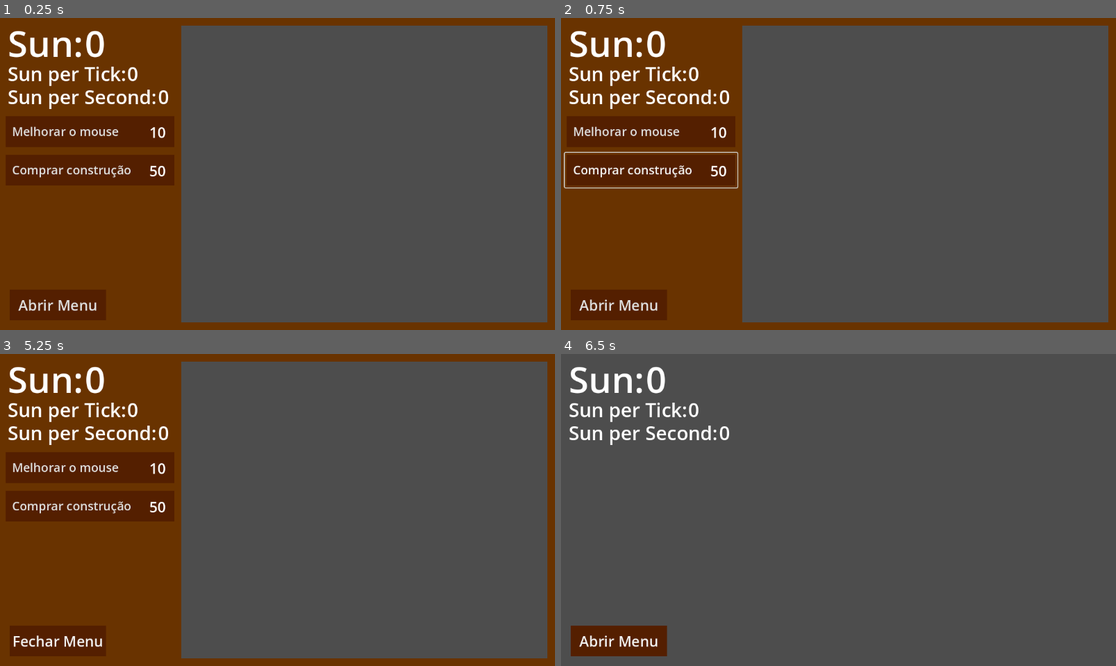
Above: before the commit, frames 1-4 (two rows, left to right).
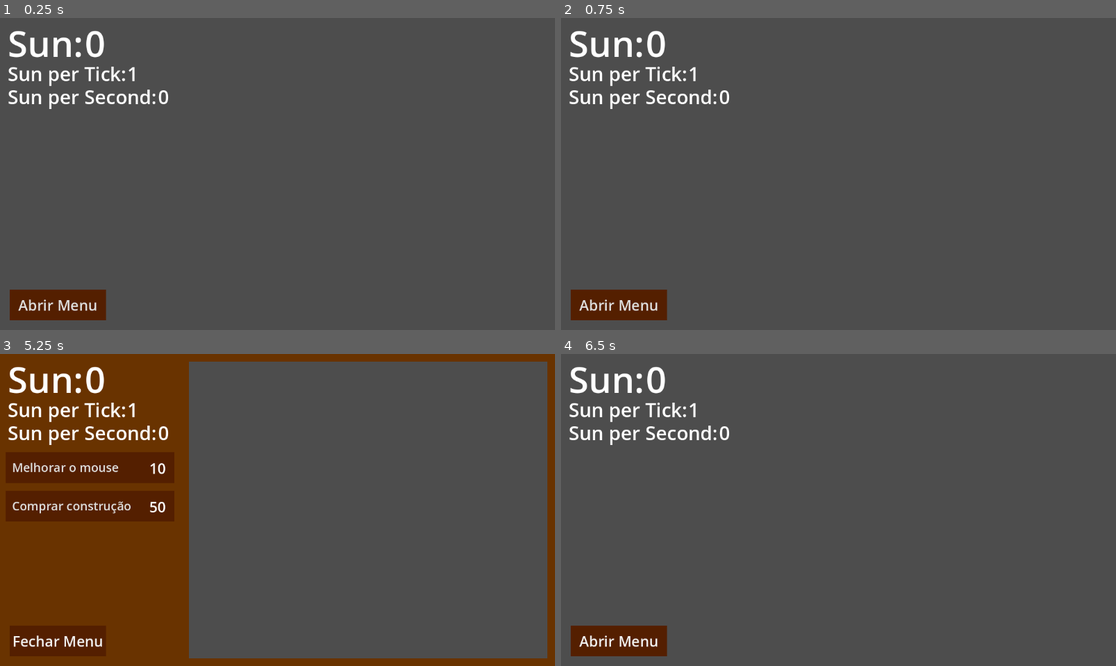
Above: after the commit, the same moments.

Repository: c-sandro/projetoAlvorada
Game: Godot game, scene res://Main.tscn
The game is run twice, just before and just after one commit, with the same random seed, the same clock (stepped at 60 frames per second) and the same inputs.
Inputs (mouse positions are in pixels of both pictures, inside the frame that each line leads up to):
- Up to frame 1 (0.25 s): no input
- Up to frame 2 (0.75 s): click (649, 170) at 0.5 s, where only the run before the commit has a clickable "Comprar construção"
- Up to frame 3 (5.25 s): click (88, 466) at 1.25 s, where only the run before the commit has a clickable "Melhorar o mouse"; click (88, 466) at 2 s, where only the run before the commit has a clickable "Melhorar o mouse"; click (88, 506) at 2.75 s, where only the run before the commit has a clickable "Comprar construção"; click (88, 466) at 3.5 s, where only the run before the commit has a clickable "Melhorar o mouse"; click (88, 506) at 4.25 s, where only the run before the commit has a clickable "Comprar construção"; click "Abrir Menu" at 5 s
- Up to frame 4 (6.5 s): click "Fechar Menu" at 5.75 s

The runs differ from the first frame. In frame 1, 34% of the frame differs, in the area x 0-100%, y 0-100%; in frame 2, 34%; in frame 3, 1.4%; in frame 4, less than 0.1%.

Commit message:
otimização do código

Diff:
--- /dev/null
+++ b/godot/Building.tscn
@@ -0,0 +1,6 @@
+[gd_scene load_steps=2 format=3 uid="uid://bymkq2y7t28ek"]
+
+[ext_resource type="Script" path="res://scripts/Building.gd" id="1_83ra7"]
+
+[node name="TickTimer" type="Timer"]
+script = ExtResource("1_83ra7")
--- a/godot/HUD.tscn
+++ b/godot/HUD.tscn
@@ -22,6 +22,7 @@
 script = ExtResource("1_iqnn1")
 
 [node name="Menu" type="Control" parent="."]
+visible = false
 layout_mode = 3
 anchors_preset = 0
 offset_right = 40.0
@@ -57,7 +58,7 @@
 
 [node name="LeftRect" type="ColorRect" parent="Menu/Frame"]
 layout_mode = 0
-offset_right = 376.0
+offset_right = 392.0
 offset_bottom = 648.0
 color = Color(0.411765, 0.2, 0, 1)
 
@@ -128,6 +129,7 @@
 text = "0"
 
 [node name="Text" type="Label" parent="SunCount"]
+layout_mode = 0
 offset_left = -160.0
 offset_right = -2.0
 offset_bottom = 106.0
@@ -140,9 +142,10 @@
 offset_right = 288.0
 offset_bottom = 146.0
 theme_override_font_sizes/font_size = 40
-text = "0"
+text = "1"
 
 [node name="Text" type="Label" parent="SunPerTick"]
+layout_mode = 0
 offset_left = -248.0
 offset_right = -3.0
 offset_bottom = 58.0
@@ -158,6 +161,7 @@
 text = "0"
 
 [node name="Text" type="Label" parent="SunPerSecond"]
+layout_mode = 0
 offset_left = -312.0
 offset_right = -5.0
 offset_bottom = 58.0
--- a/godot/Main.tscn
+++ b/godot/Main.tscn
@@ -1,8 +1,8 @@
 [gd_scene load_steps=5 format=3 uid="uid://bcavmedvv7ixd"]
 
-[ext_resource type="PackedScene" uid="uid://c8augt8na75pj" path="res://sun.tscn" id="1_3evlm"]
+[ext_resource type="PackedScene" uid="uid://c8augt8na75pj" path="res://Sun.tscn" id="1_3evlm"]
 [ext_resource type="PackedScene" uid="uid://bikyg3dc6rmqf" path="res://HUD.tscn" id="1_akrkt"]
-[ext_resource type="Script" path="res://scripts/SunEnergyManager.gd" id="2_y5alj"]
+[ext_resource type="PackedScene" uid="uid://dcspjthu713gd" path="res://SunEnergyManager.tscn" id="2_y7a5h"]
 
 [sub_resource type="CanvasItemMaterial" id="CanvasItemMaterial_0hwuq"]
 
@@ -12,22 +12,16 @@
 
 [node name="HUD" parent="." instance=ExtResource("1_akrkt")]
 
-[node name="SunEnergyManager" type="Node" parent="."]
-script = ExtResource("2_y5alj")
-
-[node name="BuildingTimer" type="Timer" parent="SunEnergyManager"]
-wait_time = 10.0
-
-[node name="SunTimer" type="Timer" parent="SunEnergyManager"]
+[node name="SunEnergyManager" parent="." instance=ExtResource("2_y7a5h")]
+sunTotal = 100
 
 [node name="Sun" parent="." instance=ExtResource("1_3evlm")]
 position = Vector2(731, 400)
 
 [connection signal="buildingBuyPressed" from="HUD" to="SunEnergyManager" method="_on_hud_building_buy_pressed"]
 [connection signal="mouseUpgradePressed" from="HUD" to="SunEnergyManager" method="_on_hud_mouse_upgrade_pressed"]
+[connection signal="buildingBought" from="SunEnergyManager" to="HUD" method="_on_sun_energy_manager_building_bought"]
+[connection signal="mouseBought" from="SunEnergyManager" to="HUD" method="_on_sun_energy_manager_mouse_bought"]
 [connection signal="sunTick" from="SunEnergyManager" to="HUD" method="_on_sun_energy_manager_sun_tick"]
-[connection signal="upgradeBought" from="SunEnergyManager" to="HUD" method="_on_sun_energy_manager_upgrade_bought"]
-[connection signal="timeout" from="SunEnergyManager/BuildingTimer" to="SunEnergyManager" method="_on_building_timer_timeout"]
-[connection signal="timeout" from="SunEnergyManager/SunTimer" to="SunEnergyManager" method="_on_sun_timer_timeout"]
 [connection signal="mouse_entered" from="Sun" to="SunEnergyManager" method="_on_sun_mouse_entered"]
 [connection signal="mouse_exited" from="Sun" to="SunEnergyManager" method="_on_sun_mouse_exited"]
--- /dev/null
+++ b/godot/SunEnergyManager.tscn
@@ -0,0 +1,13 @@
+[gd_scene load_steps=3 format=3 uid="uid://dcspjthu713gd"]
+
+[ext_resource type="Script" path="res://scripts/SunEnergyManager.gd" id="1_jyu1x"]
+[ext_resource type="PackedScene" uid="uid://bymkq2y7t28ek" path="res://Building.tscn" id="2_701bd"]
+
+[node name="SunEnergyManager" type="Node"]
+script = ExtResource("1_jyu1x")
+
+[node name="SunTimer" type="Timer" parent="."]
+
+[node name="Building" parent="." instance=ExtResource("2_701bd")]
+
+[connection signal="timeout" from="SunTimer" to="." method="_on_sun_timer_timeout"]
--- /dev/null
+++ b/godot/scripts/Building.gd
@@ -0,0 +1,14 @@
+class_name Building extends Timer
+
+var cost: int = 0
+var quantity: int = 0
+var sunGained: int = 0
+var sunPerSecond: float = 0
+
+func startBuilding(newCost, newSunGained, newTickTime):
+	cost = newCost
+	sunGained = newSunGained
+	self.wait_time = newTickTime
+
+func defineSunPerSecond():
+	sunPerSecond = quantity/self.wait_time
--- /dev/null
+++ b/godot/scripts/Frame.gd
@@ -0,0 +1,10 @@
+extends Control
+
+var screenSize = Vector2.ZERO
+
+func _process(_delta):
+	screenSize = get_viewport_rect().size
+	$RightRect.set_size(Vector2(16, screenSize.y))
+	$LeftRect.set_size(Vector2(390, screenSize.y))
+	$UpRect.set_size(Vector2(screenSize.x, 16))
+	$RightRect.set_size(Vector2(screenSize.x, 16))
--- a/godot/scripts/HUD.gd
+++ b/godot/scripts/HUD.gd
@@ -3,23 +3,13 @@
 signal mouseUpgradePressed
 signal buildingBuyPressed
 
-func _on_sun_energy_manager_sun_tick(newSunAmount):
-	$SunCount.text = str(newSunAmount)
-
-#funções de melhoria do ganho de sol do mouse
+#funções de melhoria do mouse
 func _on_mouse_upgrade_button_down():
 	mouseUpgradePressed.emit()
 
-func _on_sun_energy_manager_upgrade_bought(upgrade, newPrice):
-	if(upgrade == 0):
-		$Menu/MouseUpgrade/Price.text = str(newPrice)
-	elif(upgrade == 1):
-		$Menu/BuildingBuy/Price.text = str(newPrice)
-
 #funções de compra da construção
 func _on_building_buy_button_down():
-	buildingBuyPressed.emit()
-
+	buildingBuyPressed.emit(0)
 
 #funções de abrir e fechar o menu
 func _on_open_menu_button_down():
@@ -29,3 +19,16 @@
 func _on_close_menu_button_down():
 	$Menu.visible = false
 	$OpenMenu.visible = true
+
+#funções de mudar o valor da hud
+func _on_sun_energy_manager_sun_tick(newSunAmount):
+	$SunCount.text = str(newSunAmount)
+
+func _on_sun_energy_manager_mouse_bought(newPrice, newSPT):
+	$Menu/MouseUpgrade/Price.text = str(newPrice)
+	$SunPerTick.text = str(newSPT)
+
+func _on_sun_energy_manager_building_bought(upgrade, newPrice, newSPS):
+	if(upgrade == 0):
+		$Menu/BuildingBuy/Price.text = str(newPrice)
+	$SunPerSecond.text = str(newSPS)
--- a/godot/scripts/SunEnergyManager.gd
+++ b/godot/scripts/SunEnergyManager.gd
@@ -1,24 +1,38 @@
 extends Node
 
-var sunTotal: int = 0
+@export var sunTotal: int = 0
 var sunGainedPerTick: int = 1
+var mouseCost: int = 10
 var sunPerSecond: float = 0
 
-var buildings: Array = [0]
-var upgradesCosts: Array = [10,50]
+var Building = load("res://Building.tscn")
+
+var buildings: Array = [Timer]
 
 signal sunTick
-signal upgradeBought
+signal mouseBought
+signal buildingBought
+
+func _ready():
+
+	buildings[0] = Building.instantiate()
+	buildings[0].startBuilding(25,1,10)
+
+
 
 func completeSunTick():
 	sunTotal += sunGainedPerTick
 	changeSunCountHUD()
 
+#funções pra mudar os valores na hud
 func changeSunCountHUD():
 	sunTick.emit(sunTotal)
 
-func changeUpgradePriceHUD(upgrade, newPrice):
-	upgradeBought.emit(upgrade, newPrice)
+func changeMousePriceHUD():
+	mouseBought.emit(mouseCost, sunGainedPerTick)
+
+func changeBuildingPriceHUD(building, newPrice):
+	buildingBought.emit(building, newPrice, sunPerSecond)
 
 #funções pra começar e parar o timer do sol
 func _on_sun_mouse_entered():
@@ -27,30 +41,45 @@
 func _on_sun_mouse_exited():
 	$SunTimer.stop()
 
+#funções de upgrade
 func _on_hud_mouse_upgrade_pressed():
 
-	if(sunTotal >= upgradesCosts[0]):
-		sunTotal -= upgradesCosts[0]
-		sunGainedPerTick += 1
-		upgradesCosts[0] = roundi(upgradesCosts[0] * 1.5)
-		changeSunCountHUD()
-		changeUpgradePriceHUD(0, upgradesCosts[0])
+	if(sunTotal < mouseCost):
+		return
+
+	sunTotal -= mouseCost
+	sunGainedPerTick += 1
+	mouseCost = roundi(mouseCost * 1.5)
+	changeSunCountHUD()
+	changeMousePriceHUD()
+
+func _on_hud_building_buy_pressed(index):
+
+	if(sunTotal < buildings[index].cost):
+		return
+
+	sunTotal -= buildings[index].cost
+	buildings[index].quantity += 1
+	buildings[index].cost = roundi(buildings[index].cost * 1.5)
+
+	changeSunCountHUD()
+
+	buildings[index].defineSunPerSecond()
+
+	sunPerSecond = 0
+	for i in buildings:
+		sunPerSecond += i.sunPerSecond
+
+	changeBuildingPriceHUD(index, buildings[index].cost)
+
+	if(buildings[index].quantity == 1):
+		buildings[index].start()
 
 
-func _on_hud_building_buy_pressed():
-
-	if(sunTotal >= upgradesCosts[1]):
-		sunTotal -= upgradesCosts[1]
-		buildings[0] += 1
-		upgradesCosts[1] = roundi(upgradesCosts[1] * 1.5)
-		changeSunCountHUD()
-		changeUpgradePriceHUD(1, upgradesCosts[1])
-		if(buildings[0] == 1):
-			$BuildingTimer.start()
-
-func _on_building_timer_timeout():
-	sunTotal += 1
-	changeSunCountHUD()
 
 func _on_sun_timer_timeout():
 	completeSunTick()
+
+func _on_building_building_tick():
+	sunTotal += buildings[0].quantity
+	changeSunCountHUD()
